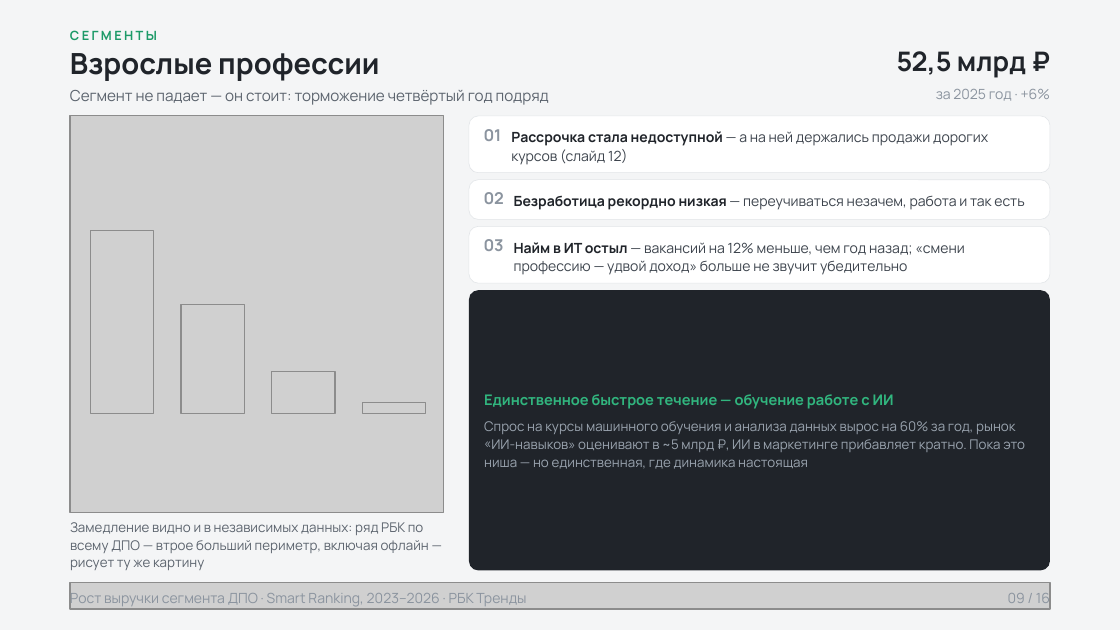
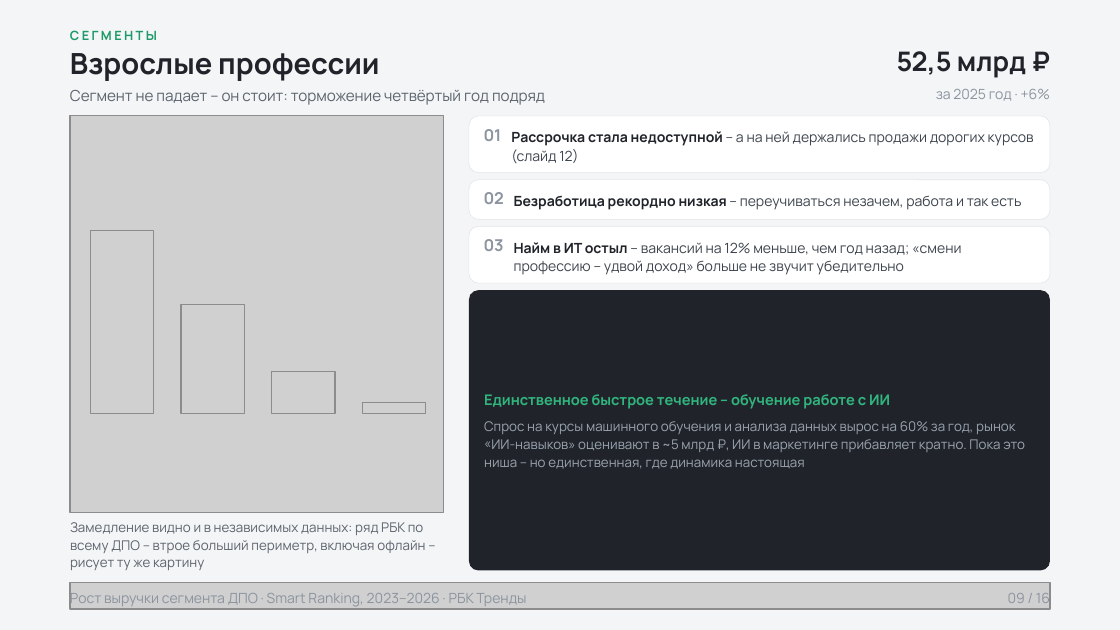
Before and after one commit to Alastor1991/freelance-portfolio, a slide deck: slide 9 of projects/05-online-obrazovanie/source/presentation-show.pptx. Drawn at 1120x630 pixels with LibreOffice and Linux fonts; fonts in the diff are those of the drawing; grey boxes stand for pictures. Boxes give left, top, right and bottom in pixels: in the first picture for what was removed or moved away, otherwise in the second. Text is boxed around its words. In the diff, an @@ line names an element or a change of style, - is before the commit and + after.

```diff
--- a/projects/05-online-obrazovanie/source/presentation-show.pptx
+++ b/projects/05-online-obrazovanie/source/presentation-show.pptx
@@ text at (70,90,545,105): text changed @@
-Сегмент не падает — он стоит: торможение четвёртый год подряд
+Сегмент не падает – он стоит: торможение четвёртый год подряд
@@ text at (511,131,1034,163): text changed @@
-Рассрочка стала недоступной — а на ней держались продажи дорогих курсов (слайд 12)
+Рассрочка стала недоступной – а на ней держались продажи дорогих курсов (слайд 12)
@@ text at (514,195,1021,210): text changed @@
-Безработица рекордно низкая — переучиваться незачем, работа и так есть
+Безработица рекордно низкая – переучиваться незачем, работа и так есть
@@ text at (514,242,961,275): text changed @@
-Найм в ИТ остыл — вакансий на 12% меньше, чем год назад; «смени профессию — удвой доход» больше не звучит убедительно
+Найм в ИТ остыл – вакансий на 12% меньше, чем год назад; «смени профессию – удвой доход» больше не звучит убедительно
@@ text at (484,394,890,409): text changed @@
-Единственное быстрое течение — обучение работе с ИИ
+Единственное быстрое течение – обучение работе с ИИ
@@ text at (484,421,1025,469): text changed @@
-Спрос на курсы машинного обучения и анализа данных вырос на 60% за год, рынок «ИИ-навыков» оценивают в ~5 млрд ₽, ИИ в маркетинге прибавляет кратно. Пока это ниша — но единственная, где динамика настоящая
+Спрос на курсы машинного обучения и анализа данных вырос на 60% за год, рынок «ИИ-навыков» оценивают в ~5 млрд ₽, ИИ в маркетинге прибавляет кратно. Пока это ниша – но единственная, где динамика настоящая
@@ text at (70,522,425,570): text changed @@
-Замедление видно и в независимых данных: ряд РБК по всему ДПО — втрое больший периметр, включая офлайн — рисует ту же картину
+Замедление видно и в независимых данных: ряд РБК по всему ДПО – втрое больший периметр, включая офлайн – рисует ту же картину
```
Also in this commit, not shown: 17 other slides changed, 10 other files.
